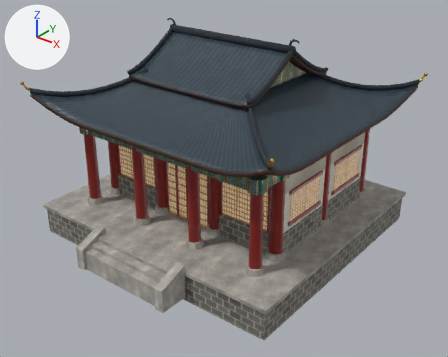
A saved change to the glTF model godot/assets/environment/sect_cottage.glb.
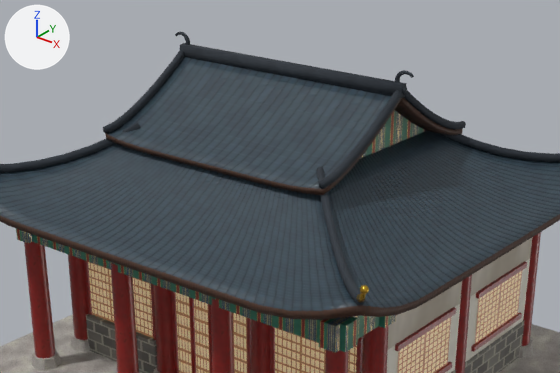
Each version appears first whole from a camera (50 mm lens) standing at (14.05, -18.42, 12.34) and looking at (0.53, -1.53, 1.87), and next in a close-up on the part from 16% to 85% of the width and 0% to 58% of the height. The axes (+X, +Y, +Z) are drawn at upper left. The lights are the same throughout. The first two pictures are the older version. Objects named as collision shapes, trigger or cutter boxes, shadow casters or lower levels of detail are left out. Vertices at exactly the same position are counted once.

Names of what the first close-up shows: 'CottageBeams', 'CottageColumns', 'CottageDado', 'CottageFrames', 'CottageGable', 'CottageGableFace', 'CottageGableRidge', 'CottageLattice', 'CottageLowerRoof', 'CottageLowerRoofRidges', 'CottagePodiumCap', 'CottageWalls' and 2 more.
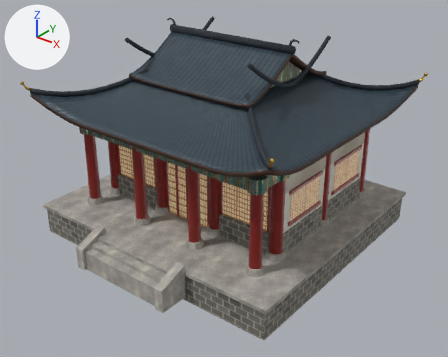
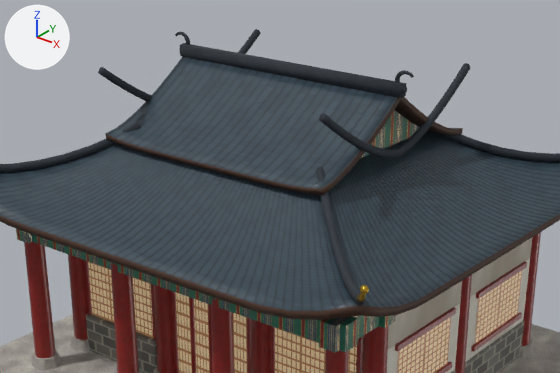
What the commit changed:
me_cottagegableridge is used by ob_cottagegableridge; location (0.0, 0.0, 0.0).
me_cottagegableridge had 424 vertices, 820 faces and spanned x -3.04..3.04, y -3.08..1.88, z 5.74..7.42.
me_cottagegableridge now has 412 vertices, 804 faces and spans x -3.04..3.04, y -3.12..1.92, z 5.74..7.42.
Part 1, on me_cottagegableridge:
48 vertices are removed from x -2.83..2.83, y -0.65..1.88, z 5.74..7.12.
126 faces are deleted.
168 vertices move from x -2.83..2.83, y -3.08..1.58, z 5.74..7.12 to x -2.83..2.83, y -3.12..1.61, z 5.74..7.12.
18 vertices are added at x -2.83..2.83, y -3.02..1.92, z 5.79..7.12.
7 new vertices lie (0.0, 0.31, 0.22) away from vertices in x -2.83..2.83, y 0.04..0.35, z 6.36..6.67.
6 new vertices lie (0.0, -0.3, -0.13) away from vertices in x -2.83..2.83, y 1.27..1.58, z 5.92..6.04.
5 new vertices lie (0.0, -0.31, 0.22) away from vertices in x 2.71..2.83, y -3.08..-3.06, z 5.74..5.87.
110 new faces join them.
me_cottagegableridge part 2: 290 kept faces spanning x -2.83..2.83, y -3.12..1.61, z 5.74..7.12 get new texture (UV) coordinates.

Where the change shows, as pixel boxes (x1, y1, x2, y2) in the close-ups (560 x 373 px; the box of a moved part takes in the faces that stretch with it):
'CottageGableRidge', reshaped (18% shorter): before (103, 32, 466, 189); after (98, 29, 470, 158)
part 1 of me_cottagegableridge, moved or reshaped: before (319, 90, 466, 189); after (245, 29, 470, 149)
part 2 of me_cottagegableridge, surface changed: before (103, 50, 458, 188); after (98, 41, 462, 157)
